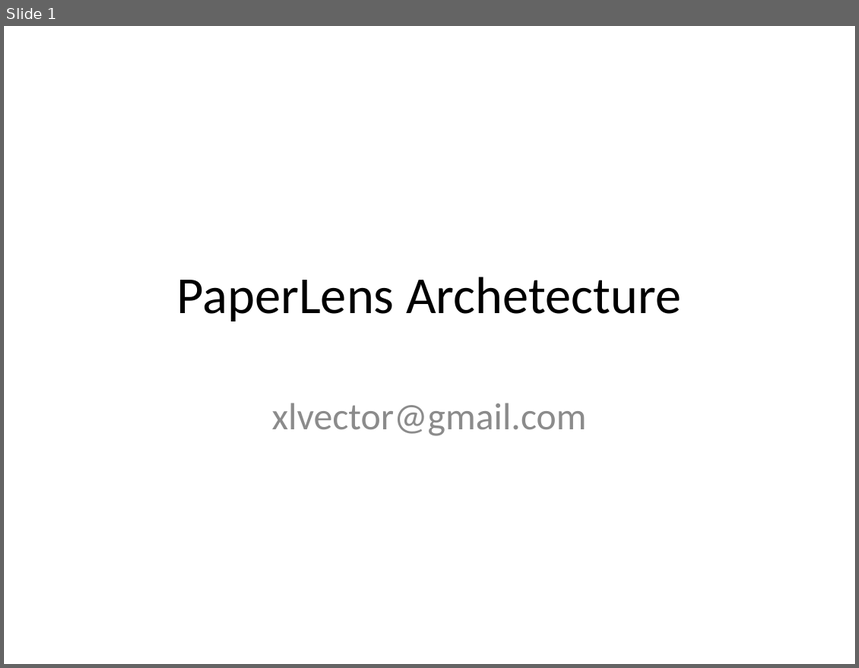
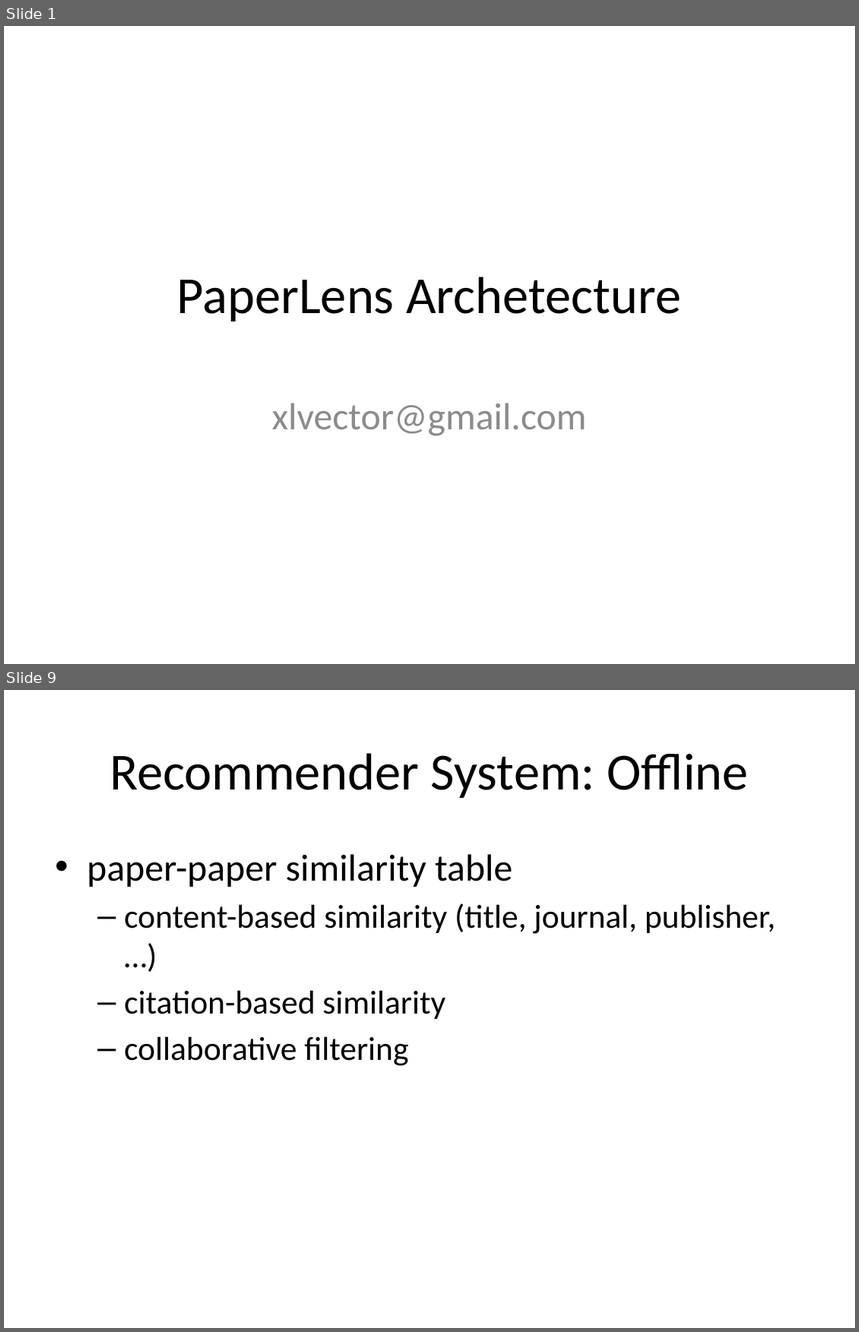
Before and after one commit to amumu-dev/paperlens, a slide deck: doc/PPT/PaperLens Archetecture.pptx. Shown one above the other, each under a label of ours: slide 1 before the commit, slides 1 and 9 after it; the slides between them are not shown. The pictures are 859x668 and 859x1332 pixels, drawn with LibreOffice and Linux fonts; fonts in the diff are those of the drawing. Boxes give left, top, right and bottom in pixels: in the first picture for what was removed or moved away, otherwise in the second. Text is boxed around its words. In the diff, an @@ line names an element or a change of style, - is before the commit and + after.

```diff
--- a/doc/PPT/PaperLens Archetecture.pptx
+++ b/doc/PPT/PaperLens Archetecture.pptx
@@ slide 9 added at bbox=[4, 690, 855, 1328], background #FFFFFF @@
@@ title added at bbox=[110, 753, 749, 798], 44 pt, text #000000 @@
+Recommender System: Offline
@@ text added at bbox=[87, 854, 775, 1066], 28 pt, text #000000 @@
+• paper-paper similarity table
+  – content-based similarity (title, journal, publisher, …)
+  – citation-based similarity
+  – collaborative filtering
```
Also in this commit, not shown: 10 other slides added.
